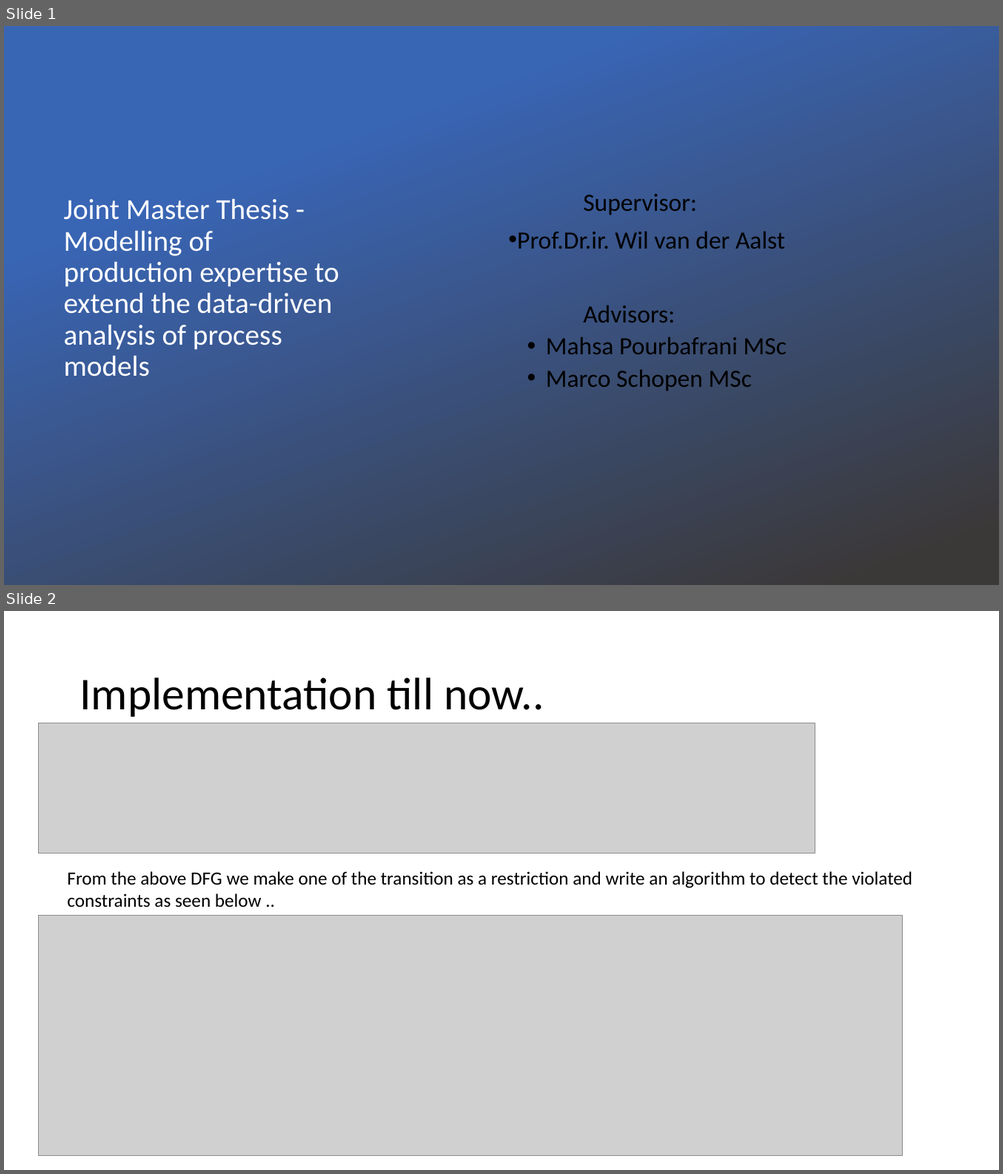
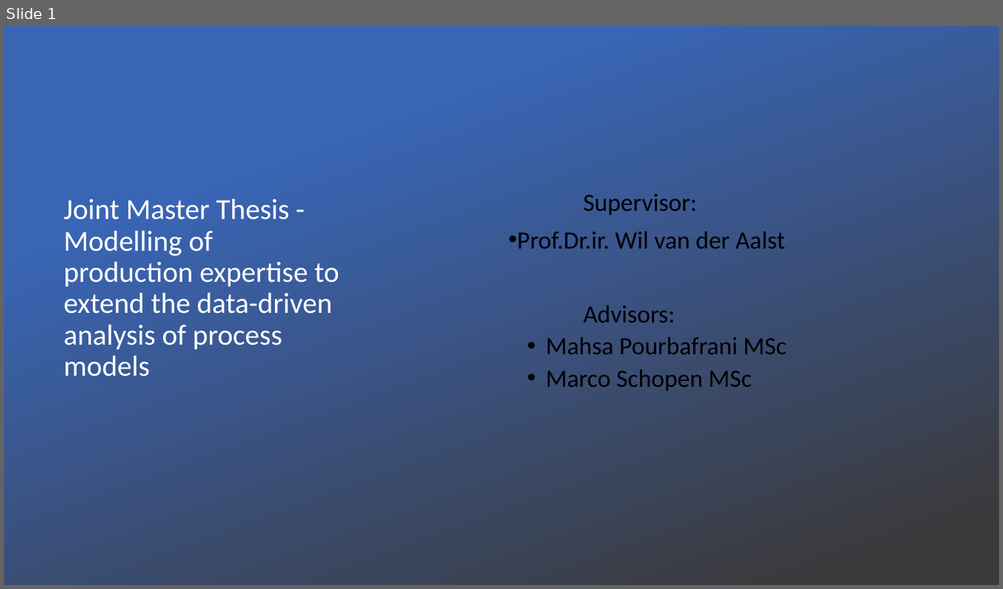
Before and after one commit to deepak-sateesh/processmining, a slide deck: Presentations/Presentation4.pptx. Shown one above the other, each under a label of ours: slides 1 and 2 before the commit, slide 1 after it. The pictures are 1003x1174 and 1003x589 pixels, drawn with LibreOffice and Linux fonts; fonts in the diff are those of the drawing; grey boxes stand for pictures; background and template pictures are left out. Boxes give left, top, right and bottom in pixels: in the first picture for what was removed or moved away, otherwise in the second. Text is boxed around its words. In the diff, an @@ line names an element or a change of style, - is before the commit and + after.

```diff
--- a/Presentations/Presentation4.pptx
+++ b/Presentations/Presentation4.pptx
@@ slide 2 removed at (4,611,999,1170), background #FFFFFF @@
@@ title removed at (79,678,544,717) @@
-Implementation till now..
@@ picture removed at (39,723,815,854) @@
@@ text removed at (67,871,912,908) @@
-From the above DFG we make one of the transition as a restriction and write an algorithm to detect the violated
-constraints as seen below ..
@@ picture removed at (39,915,902,1156) @@
```
Also in this commit, not shown: 2 slides changed, 1 slide added, 1 other slide removed, 3 other files.
